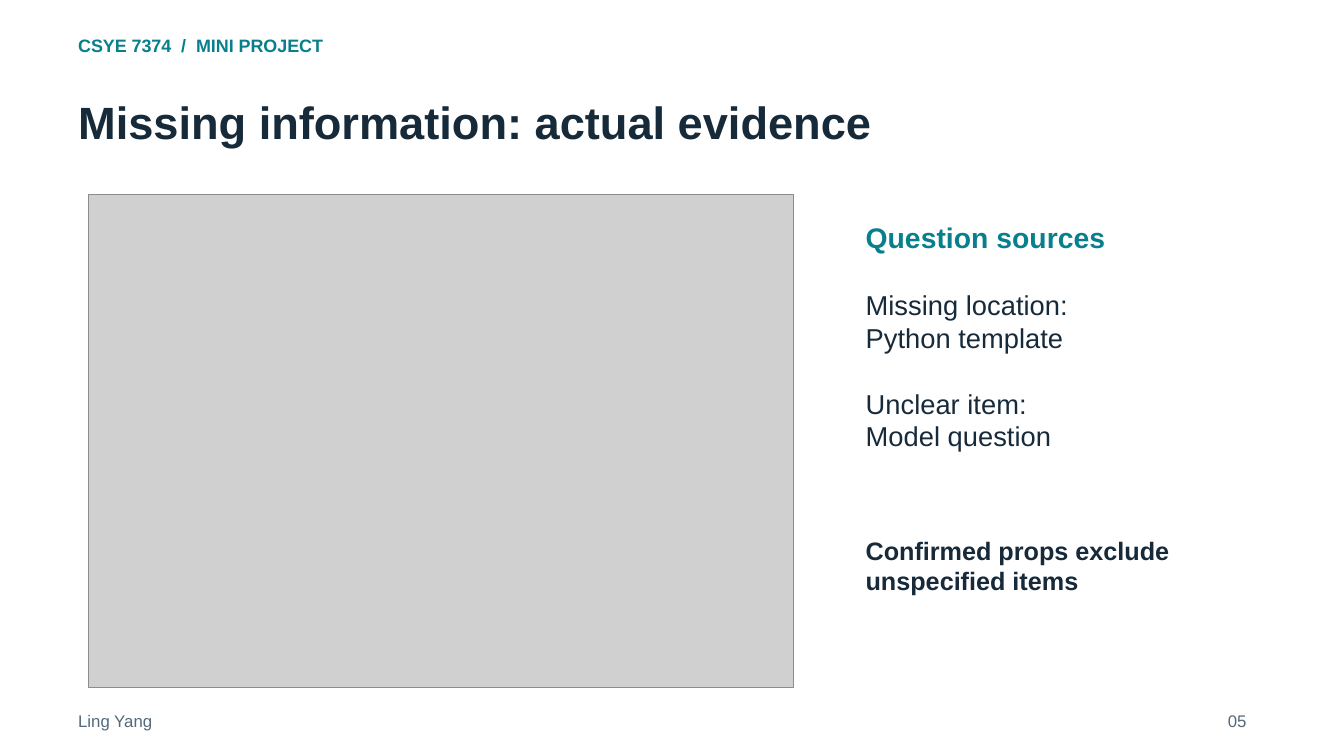
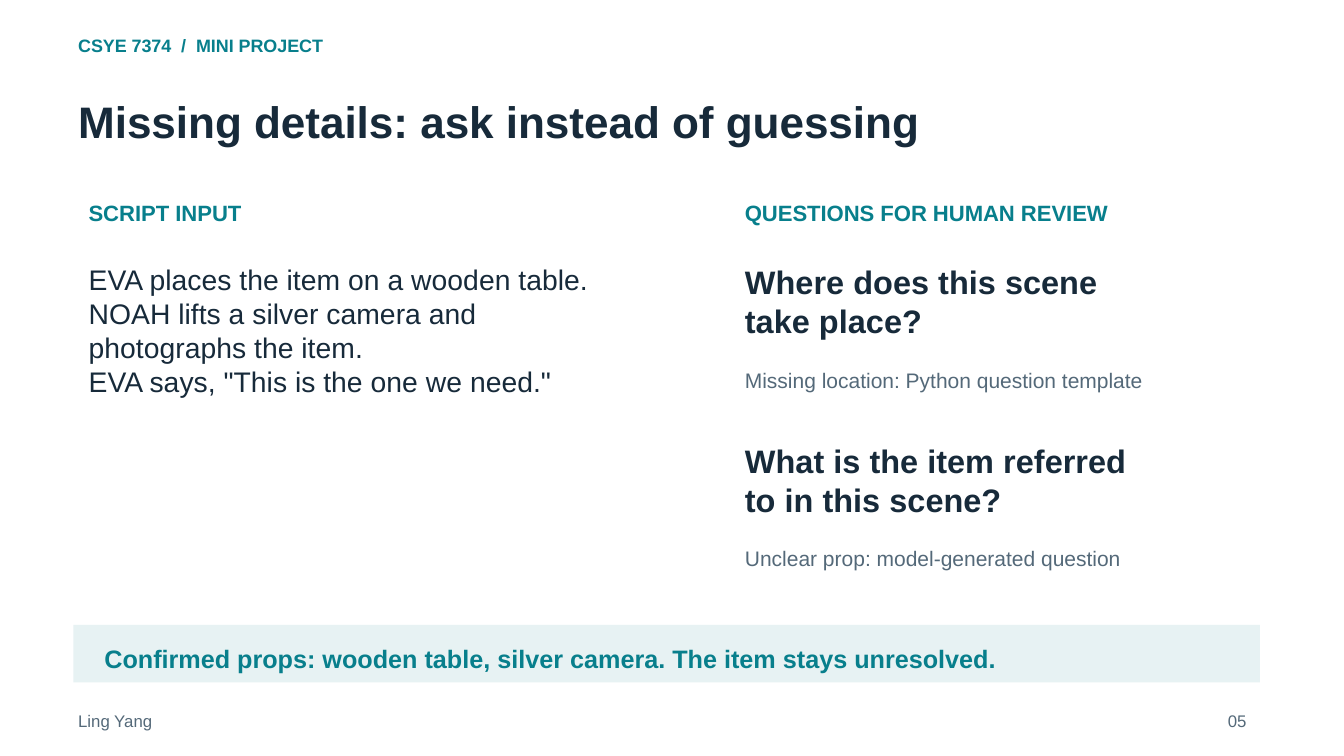
Before and after one commit to ling0021/script-production-checklist-agent, a slide deck: slide 5 of deliverables/Project_Presentation.pptx. Drawn at 1344x756 pixels with LibreOffice and Linux fonts; fonts in the diff are those of the drawing; grey boxes stand for pictures. Boxes give left, top, right and bottom in pixels: in the first picture for what was removed or moved away, otherwise in the second. Text is boxed around its words. In the diff, an @@ line names an element or a change of style, - is before the commit and + after.

```diff
--- a/deliverables/Project_Presentation.pptx
+++ b/deliverables/Project_Presentation.pptx
@@ text at [78,106,919,146]: text changed; size 32.2 to 31.5 pt @@
-Missing information: actual evidence
+Missing details: ask instead of guessing
@@ picture removed at [89,195,793,689] @@
@@ text added at [89,205,241,222], 15.8 pt, text #087F8C, bold @@
+SCRIPT INPUT
@@ text at [745,205,1108,226]: text changed; size 20.2 to 15.8 pt @@
-Question sources
+QUESTIONS FOR HUMAN REVIEW
@@ text added at [89,269,587,398], 20.2 pt, text #172A3A @@
+EVA places the item on a wooden table.
+NOAH lifts a silver camera and photographs the item.
+EVA says, "This is the one we need."
@@ text added at [745,270,1097,339], 23.2 pt, text #172A3A, bold @@
+Where does this scene
+take place?
@@ text at [745,373,1142,392]: text changed; size 19.5 to 15 pt; text colour #172A3A to #546979 @@
-Missing location:
-Python template
-Unclear item:
-Model question
+Missing location: Python question template
@@ text added at [745,449,1126,513], 23.2 pt, text #172A3A, bold @@
+What is the item referred
+to in this scene?
@@ text added at [745,551,1120,571], 15 pt, text #546979 @@
+Unclear prop: model-generated question
@@ text removed at [866,541,1169,596] @@
-Confirmed props exclude
-unspecified items
@@ rectangle added at [74,625,1260,683], fill #E7F2F3 @@
@@ text added at [104,649,995,674], 18 pt, text #087F8C, bold @@
+Confirmed props: wooden table, silver camera. The item stays unresolved.
```
Also in this commit, not shown: 5 other slides changed, 2 slides added, 2 slides removed, 1 other file.
